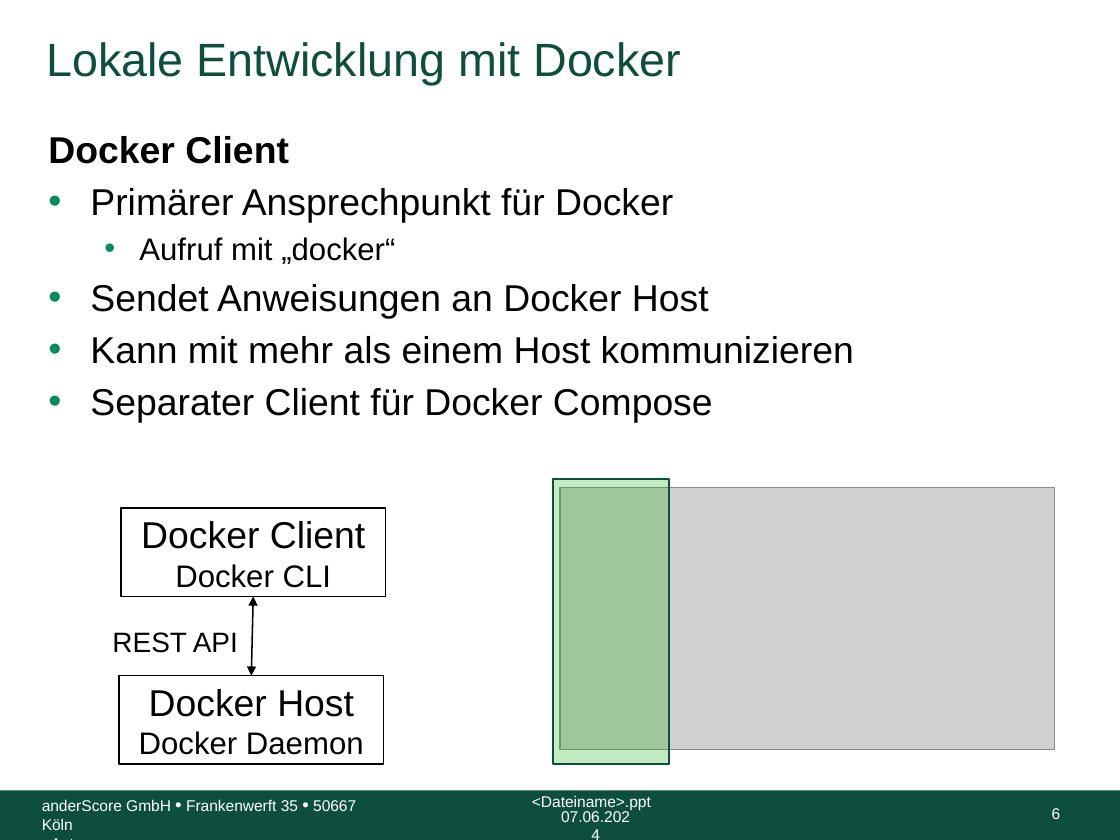
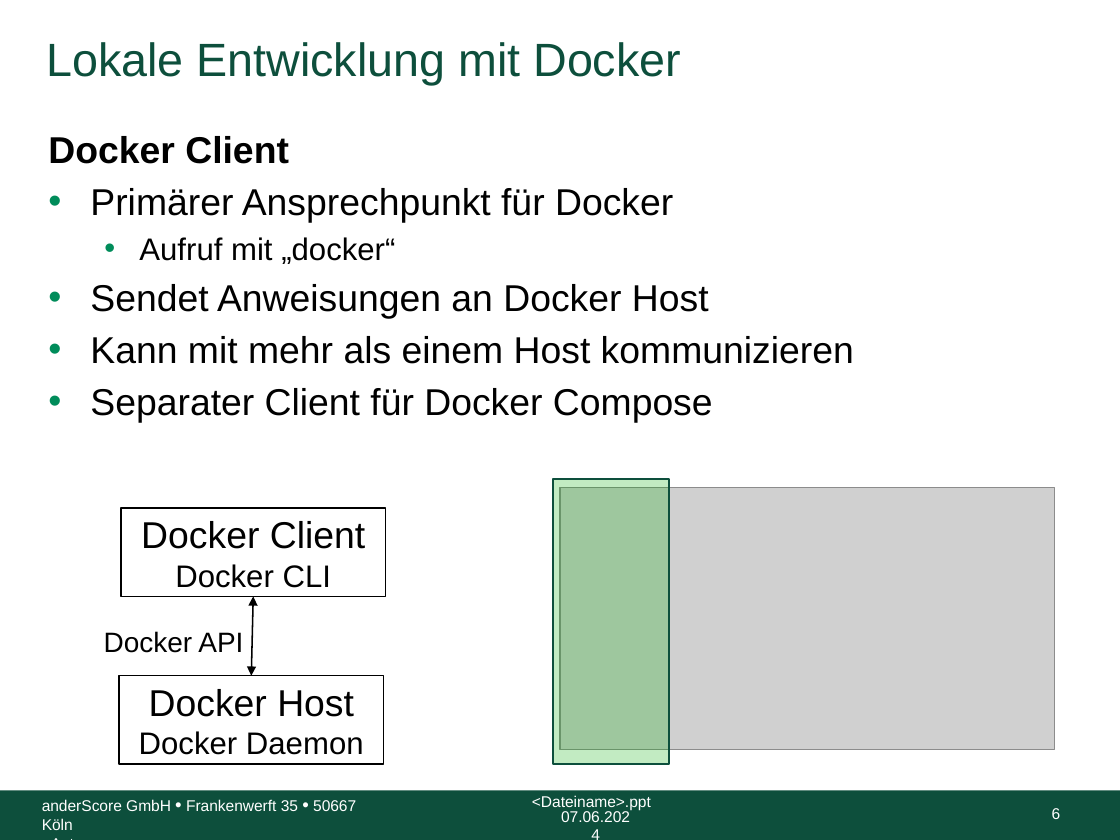
Before and after one commit to anderscore-gmbh/gitlab, a slide deck: slide 6 of slides/Tag-3_2-Docker.pptx. Drawn at 1120x840 pixels with LibreOffice and Linux fonts; fonts in the diff are those of the drawing; grey boxes stand for pictures; background and template pictures are left out. Boxes give left, top, right and bottom in pixels: in the first picture for what was removed or moved away, otherwise in the second. Text is boxed around its words. In the diff, an @@ line names an element or a change of style, - is before the commit and + after.

Commit message:
Typos und Notizen 3-2 Docker

```diff
--- a/slides/Tag-3_2-Docker.pptx
+++ b/slides/Tag-3_2-Docker.pptx
@@ text at box(104, 631, 243, 653): text changed @@
-REST API
+Docker API
```
Also in this commit, not shown: 4 other slides changed.
